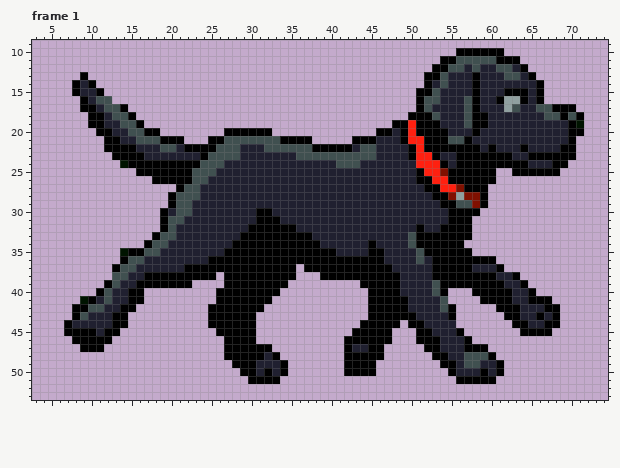
Pixel-art file, stored at examples/labrador-run/artifacts/labrador_run_13frames_reference_palette.aseprite. The first picture shows the starting point.
75x73 pixels, 13 frames. Shown: frame 1: x 3..74, y 9..53. The old version is drawn lined up with the new one, on the new canvas. The commit also changed other frames, which this record leaves out.
And afterwards:
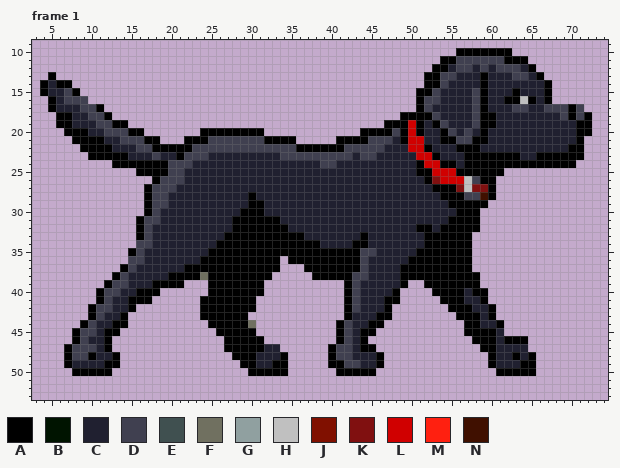
Palette (. is transparent): A #000000  B #001400  C #202030  D #404050  E #405050  F #707060  G #90a0a0  H #c0c0c0  J #801000  K #801010  L #d00000  M #ff2010  N #401000
The exact change:
canvas 75x73 -> 76x71, the old top-left corner now at 2,-5 (the part of the old canvas that was cut away was empty and is not shown)
--- frame 1
@@ x 3..74 @@
  9 ........................................................................
-10 .....................................................AAAAAA.............
-11 ...................................................AAEEEEEAAA...........
-12 ..................................................AAEECECCEECA..........
-13 ......A..........................................AAECCCACCCEECA.........
-14 .....ACA.........................................ACECCCACCCCCCCA........
-15 .....ACCA.......................................AAECCCCACCCAAACA........
-16 ......ACEE......................................AEECCCEACCAGGACA........
-17 ......AACEEA....................................AECCCCEACCCGECCEEAAA....
-18 .......AACEEA..................................AAAECCCEAACCCCCCCEEAEA...
-19 .......AACCEEA...............................AAMAAACCCEAACCCCCCCCCCAB...
-20 ........AACCEEAA........AAAAAA.............AACAMAAAACCCACCCCCCCCCCCAA...
-21 .........AACCEEEAAA...AAEEEEEEEAAAA.....AAACCCAMMAAAEEACCCCCCCCCCCCA....
-22 .........AAAACCCEECAAAAEEECCCEEEEEEAAAAACEECCCCAMAAAAAAACACCCACCCCAA....
-23 ..........AAAACCCCCCCAEEEECCCCCCCEEEEEEEEEECCCCAMMACCAAAAAAACCAAAAAA....
-24 ...........BAAAAAAAAAEEECCCCCCCCCCCCCCEEECCCCCCCMMMACAAAAAAAAACCCAA.....
-25 .............AAAAAAAEEECCCCCCCCCCCCCCCCCCCCCCCCCAMMJAAAAAA..AAAAAA......
-26 ...............AAAAAEECCCCCCCCCCCCCCCCCCCCCCCCCCAAMMAAAAAA..............
-27 ..................AEECCCCCCCCCCCCCCCCCCCCCCCCCCCCAAMMJAAA...............
-28 .................AEEECCCCCCCCCCCCCCCCCCCCCCCCCCCCCAAJGJJA...............
-29 .................AEECCCCCCCCCCCCCCCCCCCCCCCCCCCCCCCAAEEJA...............
-30 ................ACEECCCCCCCCAACCCCCCCCCCCCCCCCCCCCCCAAAA................
-31 ................AEECCCCCCCCCAAACCCCCCCCCCCCCCCCCCCCCAAA.................
-32 ................AECCCCCCCCCAAAAAACCCCCCCCCCCCCCCACCAAAA.................
-33 ...............AEECCCCCCCCAAAAAAAAACCCCCCCCCCCCEAAAAAAA.................
-34 ..............AEECCCCCCCCAAAAAAAAAAACCCCCCACCCCEAAAAAA..................
-35 ...........BAAEECCCCCCCCAAAAAAAAAAAAAACCCCAACCCCEAAAAAA.................
-36 ...........AEECCCCCCCCAAAAAAAAAAAAAAAAAAAAAACCCCECAAAAAAAA..............
-37 ..........AEECCCCCCAAAAAAAAAAAAAA.AAAAAAAAAAACCCCCAAAAACCCA.............
-38 ..........EECCAAAAAAAAA.AAAAAAAAA...AAAAAAAAAACCCCAAAAAAAACCA...........
-39 .........AECCAAAAAAA....AAAAAAAA.........AAAAACCCCEAAAAAAAACCA..........
-40 ........AECCAA.........AAAAAAAA...........AAAACCCCEA...AAAAACCA.........
-41 ......BACECCAA.........AAAAAAA............AAAAACCCCE....AAAACCAAA.......
-42 .....AAEECCAA.........AAAAAAA.............AAAAACCCCEA.....AAACCCAA......
-43 .....AECCCAA..........AAAAAA..............AAAAAACCCCA......AACCACA......
-44 ....ACCCCCAA..........AAAAAA.............AAAAA.AACCCC.......AACCAA......
-45 ....AAAACAA............AAAAA............AAAAA...AACCCA.......AAAA.......
-46 .....AAAAA..............AAAA...........AAAAAA...AAACCCA.................
-47 ......AAA...............AAAAAA.........ACCAA.....AACCCAAA...............
-48 ........................AAAAACA........AAAAA......AACCEEEA..............
-49 .........................AAACCCA.......AAAA........AACEECCA.............
-50 ..........................AACACA.......AAAA.........ACCCACA.............
-51 ...........................AAAA......................AAAAA..............
+10 .....................................................AAAAAAA............
+11 ...................................................AADDDDDDAAA..........
+12 ..................................................AACDDCDCDDDCA.........
+13 ..A..............................................AADDCCCACCCDDCA........
+14 .ACAA............................................AADCCCCACCCCCCCA.......
+15 .ACCDA..........................................AADCCCCDACCCACCCA.......
+16 ..ACDDD.........................................ADDCCCCDACCAAHACA.......
+17 ..ACCCDDA.......................................ADCCCCCDACCCDDCCDDDAD...
+18 ...AACCDDA....................................AAAADCCCCDAACCCCCCCCDADA..
+19 ...AACCCDDAA................................AAALACADCCCDAACCCCCCCCCCAA..
+20 ....AAACCDDDAA.......AAAAAAAA............AAAADALACCADCDCACCCCCCCCCCCAA..
+21 .....AAAACCDDDAA...AAADDDDDDDAAAA.....AAAADDDCALLCCAADDAACCCCCCCCCCCA...
+22 ......AAAACCCDDAAAAADDDDDDDDDDDDDAAAAAADDDDDCCCLLACCCAAACCCCCCCCCCCAA...
+23 .......AAAAACCCDCCADDDCCCCCCCCCDDDDDDDDDCDDCCCCCLLACCCAAAAAAACCAAAAAA...
+24 ..........AAAAAAADDDCCCCCCCCCCCCCCCCDDCCCCCCCCCCALLAACAAAAAAAAAAAAAA....
+25 .............AAAADDCCCCCCCCCCCCCCCCCCCCCCCCCCCCCAALLLAAAAAA.............
+26 ...............ADDDCCCCCCCCCCCCCCCCCCCCCCCCCCCCCCAKLLLHDAA..............
+27 ..............ADDDCCCCCCCCCCCCCCCCCCCCCCCCCCCCCCCCAAAKHKKA..............
+28 ..............ADDCCCCCCCCCCACCCCCCCCCCCCCCCCCCCCCCCAAADDNA..............
+29 ..............ADDCCCCCCCCCCAACCCCCCCCCCCCCCCCCCCCCCCAAAAA...............
+30 ..............ADCCCCCCCCCCAAACCCCCCCCCCCCCCCCCCCCCCCCAAA................
+31 .............ADDCCCCCCCCCAAAAAACCCCCCCCCCCCCCCCCCCCCAAAA................
+32 .............ADCCCCCCCCCCAAAAAAACCCCCCCCCCCCCCCCAACAAAAA................
+33 .............ADCCCCCCCCCAAAAAAAAAACCCCCCCACCCCCCCAAAAAA.................
+34 .............DDCCCCCCCCAAAAAAAAAAAAACCCCAACCCCCCCAAAAAA.................
+35 ............ADCCCCCCCCAAAAAAAAAAAAAAAAAAADDCCCCCAAAAAAA.................
+36 ............DDCCCCCCCAAAAAAAAAA.AAAAAAAAADCCCCCAAAAAAAA.................
+37 ...........ADCCCCCCAAAAAAAAAAAA...AAAAAAADCCCCAAAAAAAAA.................
+38 ..........ADCCCCCAAAAFAAAAAAAA.....AAAAADDCCCCAAAAAAAAAA................
+39 .........ADDCCCAAAA...AAAAAAA..........ADCCCCCA..AAAAAAA................
+40 ........ADDCCAAA......AAAAAAA..........ADCCCCA....AAAACAA...............
+41 ........ADCCAAA......AAAAAAA...........ADCCCAA.....AAACCA...............
+42 .......ADDCCA........AAAAAAA...........ADCCCA.......AAACCA..............
+43 .......ADCCA.........AAAAAA............ACCCAA........AAACA..............
+44 ......ADCCAA..........AAAAAF..........ADCCAA..........AACCA.............
+45 .....ADDCAA............AAAAA..........ADCAA...........AAAAC.............
+46 .....ADCCA..............AAAAA.........ADCA.............AAACAAA..........
+47 ....ADDDCA..............AAAAACC......ADDCAA.............AACCCC..........
+48 ....ADDACCA..............AAACCCA.....ADDCCCA.............ACCACA.........
+49 ....ACCCCAA...............AACCAA.....AADDCCA.............ACCCAA.........
+50 .....AAAAA.................AAAAA......AAAAA...............AAAAA.........
+51 ........................................................................
 52 ........................................................................
